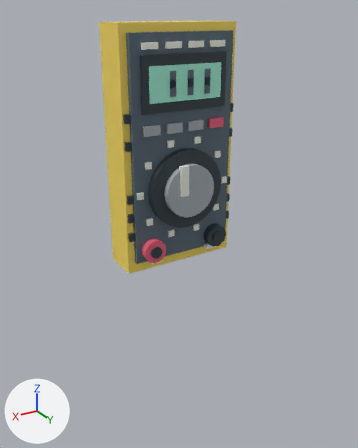
The glTF model dashboard/student/circuit-lab/assets/3d/multimeter-detailed-review.glb: old version first, new version second.
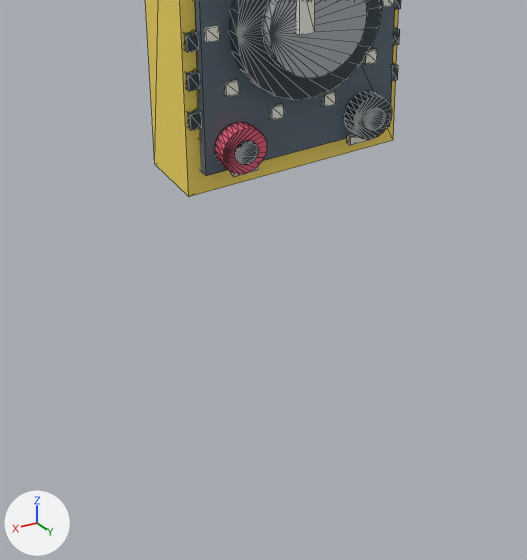
Each version appears first whole from a 50 mm camera at (3.33, 5.78, 1.72) aimed at (-0.03, 0.18, -1.08), and next in a close-up on the part from 11% to 81% of the width and 40% to 100% of the height. Arrows for +X, +Y and +Z are at lower left; the lights stay in place. The last two pictures show the newer version. The close-ups show mesh edges as thin lines.

The older version as bpy lines, for what is in view:
```python
me_mesh_0 = bpy.data.meshes.new('Mesh_0')
me_mesh_0.from_pydata(...)  # 616 vertices, 1044 faces; spans x -0.82..0.82, y -0.27..0.6, z -1.6..1.6
me_mesh_0.materials.append(mat_defaultmaterial)
ob_mesh_0 = bpy.data.objects.new('Mesh_0', me_mesh_0)
ob_mesh_0.location = (0.0, 0.0, 0.0)
```
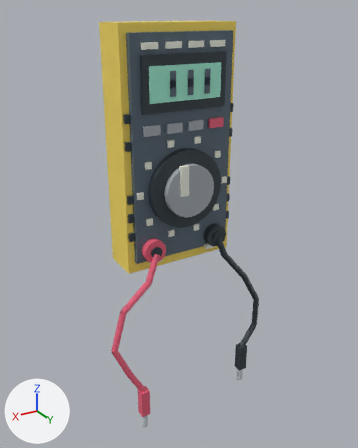
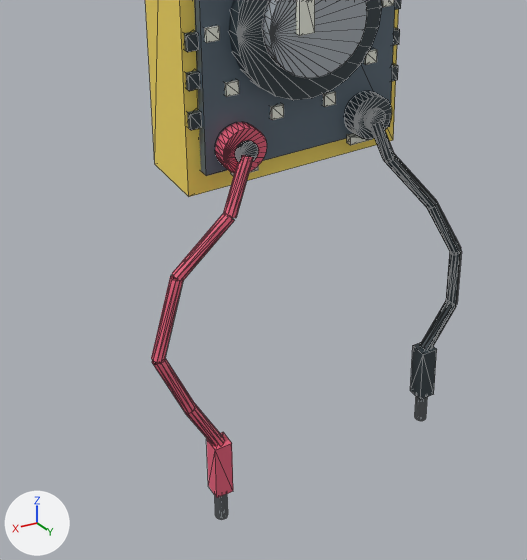
Changed parts and their boxes [x1, y1, x2, y2] in the close-ups (527 x 560 px):
'Mesh_0', reshaped
    before: [145, 0, 401, 197]
    after: [145, 0, 462, 519]
part 1 of me_mesh_0, added
    after: [410, 342, 437, 400]
part 2 of me_mesh_0, added (red)
    after: [206, 432, 233, 498]
part 3 of me_mesh_0, added
    after: [415, 396, 427, 421]
part 4 of me_mesh_0, added
    after: [215, 494, 228, 519]
part 5 of me_mesh_0, added
    after: [151, 119, 462, 446]

The change in detail:
me_mesh_0 is used by ob_mesh_0; location (0.0, 0.0, 0.0).
me_mesh_0 had 616 vertices, 1044 faces and spanned x -0.82..0.82, y -0.27..0.6, z -1.6..1.6.
me_mesh_0 now has 928 vertices, 1452 faces and spans x -1.29..1.27, y -0.27..0.71, z -3.99..1.6.
me_mesh_0 part 1: a new loose piece, a box spanning x -0.99..-0.86, y 0.58..0.71, z -3.65..-3.22, in mat_defaultmaterial.
me_mesh_0 part 2: a new loose piece, a box spanning x 0.79..0.92, y 0.58..0.71, z -3.76..-3.33, in mat_defaultmaterial.
me_mesh_0 part 3: a new loose piece, a 24-sided cylinder along z spanning x -0.965..-0.875, y 0.605..0.695, z -3.895..-3.645, in mat_defaultmaterial.
me_mesh_0 part 4: a new loose piece, a 24-sided cylinder along z spanning x 0.805..0.895, y 0.605..0.695, z -3.995..-3.745, in mat_defaultmaterial.
Part 5, on me_mesh_0:
180 vertices are added at x -1.29..1.27, y 0.44..0.69, z -3.36..-1.27.
10 new vertices lie (0.19, -0.04, 0.35) away from vertices in x 0.81..0.89, y 0.61..0.69, z -3.36..-3.32.
10 new vertices lie (0.08, -0.07, 0.26) away from vertices in x -0.62..-0.54, y 0.51..0.59, z -1.57..-1.53.
200 new faces join them.
